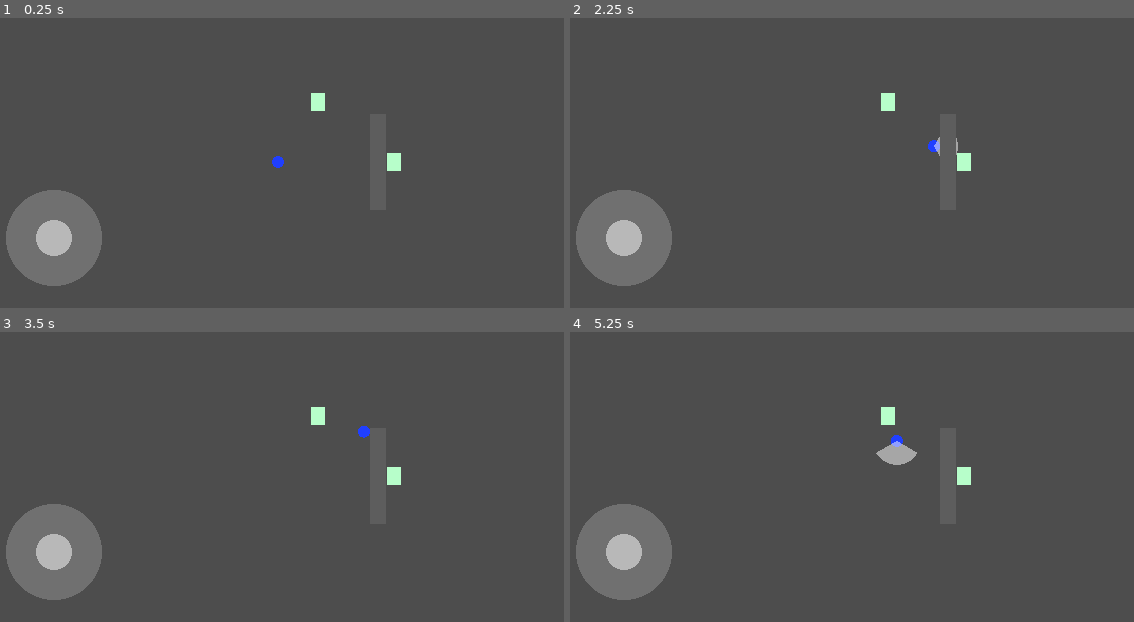
Above: before the commit, frames 1-4 (two rows, left to right).
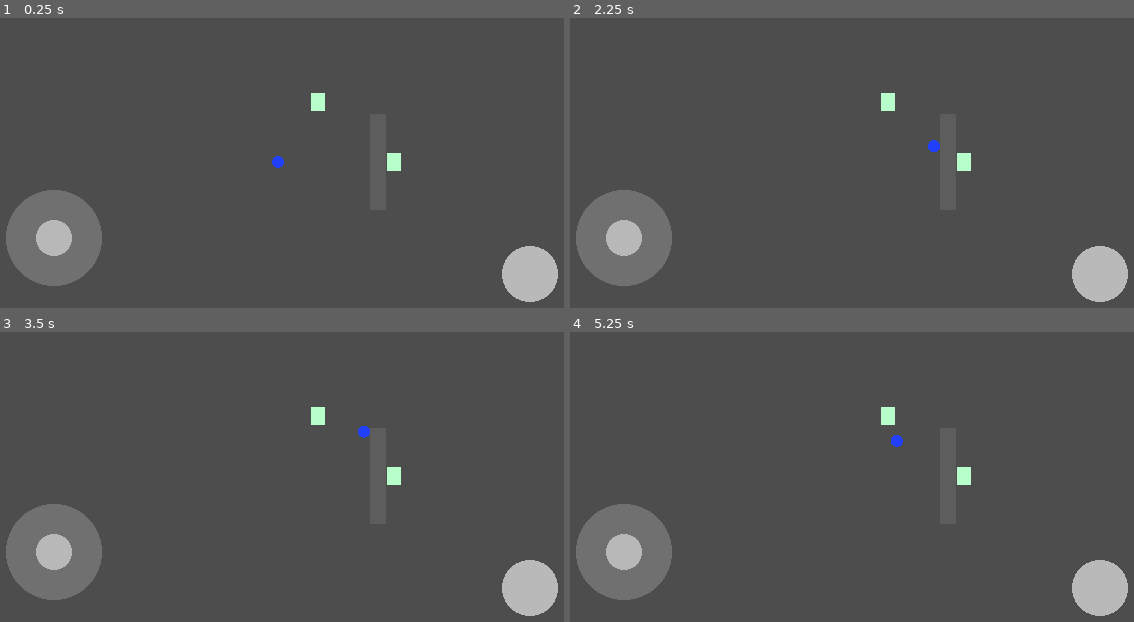
Above: after the commit, the same moments.

Repository: arturan2101/diplome_game
Game: Godot game, scene res://main/main.tscn
The game is run twice, just before and just after one commit, with the same random seed, the same clock (stepped at 60 frames per second) and the same inputs.
Inputs (mouse positions are in pixels of both pictures, inside the frame that each line leads up to):
- Up to frame 1 (0.25 s): no input
- Up to frame 2 (2.25 s): tap Enter at 0.5 s; move the mouse to (987, 142) at 0.52 s; hold D (move_right) 0.53-1.25 s; tap J (attack) at 0.6, 2.1 s; click (987, 142) at 0.67 s; drag from (722, 180) to (885, 102) at 1.27 s; move the mouse to (914, 81) at 2.02 s; hold D (move_right) from 2.03 s (still down)
- Up to frame 3 (3.5 s): release D (move_right) at 2.75 s; tap Space at 2.75 s; drag from (248, 546) to (394, 477) at 2.77 s
- Up to frame 4 (5.25 s): move the mouse to (1038, 529) at 3.52 s; hold A (move_left) 3.53-4.25 s; tap J (attack) at 3.6, 5.1 s; tap Enter at 4.25 s; drag from (654, 421) to (750, 387) at 4.27 s; move the mouse to (880, 477) at 5.02 s; hold S (move_down) from 5.03 s (still down); click (880, 477) at 5.17 s

The runs differ from the first frame. In frame 1, 1.5% of the frame differs, in the area x 89-99%, y 78-98%; in frame 2, 1.6%; in frame 3, 1.5%; in frame 4, 1.9%, in the area x 54-99%, y 37-98%.

Commit message:
Add sword combo, knockback and touch attack button
- MeleeAttackStep resource; MeleeWeaponData holds a combo of steps
  with combo window, end cooldown and a one-press input buffer
- Weapon.attack_performed(step_index, hits) replaces attack_finished
- DamageInfo.knockback and Hurtbox.hit_received; dummy slides from
  knockback and returns to its start position when restored
- TouchScreenButton for the attack action in the HUD
- Melee test covers combo order, buffer, reset and knockback

Co-Authored-By: Claude Opus 5.5 <noreply@anthropic.com>

Diff:
--- a/actors/enemies/training_dummy.gd
+++ b/actors/enemies/training_dummy.gd
@@ -1,9 +1,10 @@
 class_name TrainingDummy
 extends CharacterBody2D
-## Target for testing weapons: flashes when hit, prints the hit, restores itself after "death".
-## A CharacterBody2D so that knockback can move it later.
+## Target for testing weapons: flashes when hit, prints the hit, slides from knockback,
+## and restores itself at its start position after "death".
 
 @export var health: Health
+@export var hurtbox: Hurtbox
 ## Visual node tinted on hit (the PlaceholderShape for now).
 @export var visual: CanvasItem
 @export var hit_color: Color = Color(1.0, 0.3, 0.3)
@@ -12,13 +13,32 @@
 @export var flash_duration: float = 0.15
 ## Seconds before a defeated dummy restores its health.
 @export var restore_delay: float = 1.0
+## How quickly knockback speed fades, in pixels per second squared.
+@export var knockback_friction: float = 600.0
 
 var _flash_tween: Tween = null
+var _start_position: Vector2 = Vector2.ZERO
 
 
 func _ready() -> void:
+	# Top-down game: no floor or gravity, every collision is treated as a wall.
+	motion_mode = CharacterBody2D.MOTION_MODE_FLOATING
+	_start_position = position
 	health.damaged.connect(_on_damaged)
 	health.died.connect(_on_died)
+	hurtbox.hit_received.connect(_on_hit_received)
+
+
+func _physics_process(delta: float) -> void:
+	if velocity.is_zero_approx():
+		return
+	velocity = velocity.move_toward(Vector2.ZERO, knockback_friction * delta)
+	move_and_slide()
+
+
+func _on_hit_received(info: DamageInfo) -> void:
+	if not info.knockback.is_zero_approx():
+		velocity = info.knockback
 
 
 func _on_damaged(info: DamageInfo) -> void:
@@ -34,6 +54,8 @@
 	visual.modulate = defeated_color
 	await get_tree().create_timer(restore_delay).timeout
 	health.reset()
+	velocity = Vector2.ZERO
+	position = _start_position
 	visual.modulate = Color.WHITE
 	print("%s: restored" % name)
 
--- a/actors/enemies/training_dummy.tscn
+++ b/actors/enemies/training_dummy.tscn
@@ -11,10 +11,11 @@
 [sub_resource type="CircleShape2D" id="CircleShape2D_4imvi"]
 radius = 8.0
 
-[node name="TrainingDummy" type="CharacterBody2D" unique_id=1620336158 node_paths=PackedStringArray("health", "visual")]
+[node name="TrainingDummy" type="CharacterBody2D" unique_id=1620336158 node_paths=PackedStringArray("health", "hurtbox", "visual")]
 collision_layer = 4
 script = ExtResource("1_1a3ta")
 health = NodePath("Health")
+hurtbox = NodePath("Hurtbox")
 visual = NodePath("PlaceholderShape")
 metadata/_custom_type_script = "uid://fe4xrj1h6seq"
 
--- a/combat/damage_info.gd
+++ b/combat/damage_info.gd
@@ -1,6 +1,6 @@
 class_name DamageInfo
 extends RefCounted
-## One instance of damage: how much and who dealt it.
+## One instance of damage: how much, who dealt it and how hard it pushes.
 ## Travels weapon -> Hurtbox -> Health -> signals, so telemetry can count damage
 ## per enemy type and per weapon.
 
@@ -9,9 +9,13 @@
 var source: Node = null
 ## Stable id of what dealt the damage: weapon id (&"sword") or enemy type (&"skeleton").
 var source_id: StringName = &""
+## Velocity in pixels per second to give the target. Zero for hits without knockback.
+var knockback: Vector2 = Vector2.ZERO
 
 
-func _init(damage_amount: int = 0, damage_source: Node = null, damage_source_id: StringName = &"") -> void:
+func _init(damage_amount: int = 0, damage_source: Node = null, damage_source_id: StringName = &"",
+		damage_knockback: Vector2 = Vector2.ZERO) -> void:
 	amount = damage_amount
 	source = damage_source
 	source_id = damage_source_id
+	knockback = damage_knockback
--- a/combat/hurtbox.gd
+++ b/combat/hurtbox.gd
@@ -2,6 +2,10 @@
 extends Area2D
 ## Area that attacks can hit. Forwards every hit to the owner's Health.
 ## Put it on a hurtbox physics layer (player_hurtbox or enemy_hurtbox).
+
+## Emitted for every hit after the damage is passed to Health.
+## The owner reacts to it, for example by applying info.knockback.
+signal hit_received(info: DamageInfo)
 
 ## Health that receives the damage, usually a sibling node.
 @export var health: Health
@@ -15,3 +19,4 @@
 func receive_hit(info: DamageInfo) -> void:
 	if health != null:
 		health.take_damage(info)
+	hit_received.emit(info)
--- /dev/null
+++ b/combat/weapons/melee_attack_step.gd
@@ -0,0 +1,17 @@
+class_name MeleeAttackStep
+extends Resource
+## One hit of a melee combo. MeleeWeaponData holds a list of these,
+## so every hit of a combo can have its own numbers.
+
+## Damage dealt to each target hit by this step.
+@export var damage: int = 10
+## Hit distance from the wielder's centre, in pixels.
+@export var reach: float = 24.0
+## Full width of the swing arc in degrees, centred on the attack direction.
+@export_range(10.0, 340.0) var arc_degrees: float = 120.0
+## How long this step can hit targets, in seconds.
+@export var duration: float = 0.12
+## Pause after the hit window before the next step can start, in seconds.
+@export var recovery: float = 0.15
+## Speed in pixels per second given to each target, away from the wielder. 0 = no knockback.
+@export var knockback: float = 0.0
--- a/combat/weapons/melee_weapon.gd
+++ b/combat/weapons/melee_weapon.gd
@@ -1,7 +1,8 @@
 class_name MeleeWeapon
 extends Weapon
-## Sword-like weapon. During a short swing it damages every Hurtbox inside an arc
-## in front of the wielder: each target at most once per swing, never through walls.
+## Melee weapon with a combo, such as the sword. Each step damages every Hurtbox inside
+## an arc in front of the wielder: each target at most once per step, never through walls.
+## Steps come from MeleeWeaponData.combo; a step with knockback pushes targets away.
 
 ## Number of segments used to draw the placeholder arc.
 const ARC_SEGMENTS: int = 12
@@ -15,23 +16,33 @@
 
 var _stats: MeleeWeaponData = null
 var _query: PhysicsShapeQueryParameters2D = PhysicsShapeQueryParameters2D.new()
+var _reach_shape: CircleShape2D = CircleShape2D.new()
+## Step being performed now, its index, and the index the next press starts.
+var _step: MeleeAttackStep = null
+var _step_index: int = 0
+var _next_step_index: int = 0
 var _swing_direction: Vector2 = Vector2.RIGHT
-var _swing_time_left: float = 0.0
-var _cooldown_left: float = 0.0
-## Hurtboxes already damaged by the current swing.
-var _hit_this_swing: Array[Hurtbox] = []
+## Seconds left in the current hit window.
+var _active_left: float = 0.0
+## Seconds until a new step may start: hit window + recovery (+ pause after the last step).
+var _busy_left: float = 0.0
+## Seconds since the weapon became ready; longer than combo_window resets the combo.
+var _idle_time: float = 0.0
+var _has_buffered_press: bool = false
+var _buffered_direction: Vector2 = Vector2.RIGHT
+## Hurtboxes already damaged by the current step.
+var _hit_this_step: Array[Hurtbox] = []
 
 
 func setup(weapon_data: WeaponData, weapon_wielder: Node2D) -> void:
 	super(weapon_data, weapon_wielder)
 	_stats = weapon_data as MeleeWeaponData
-	if _stats == null:
-		push_error("MeleeWeapon needs MeleeWeaponData, got %s" % weapon_data)
+	if _stats == null or _stats.combo.is_empty():
+		push_error("MeleeWeapon needs MeleeWeaponData with at least one combo step: %s" % weapon_data)
+		_stats = null
 		return
 	# The query asks the physics engine which hurtboxes are inside a circle of radius reach.
-	var reach_shape: CircleShape2D = CircleShape2D.new()
-	reach_shape.radius = _stats.reach
-	_query.shape = reach_shape
+	_query.shape = _reach_shape
 	_query.collision_mask = target_mask
 	_query.collide_with_areas = true
 	_query.collide_with_bodies = false
@@ -40,37 +51,60 @@
 func try_attack(direction: Vector2) -> void:
 	if _stats == null or direction.is_zero_approx():
 		return
-	if _swing_time_left > 0.0 or _cooldown_left > 0.0:
+	if _busy_left > 0.0:
+		# Remember one press, and only near the end, so mashing does not run the combo by itself.
+		if _busy_left <= _stats.buffer_window:
+			_has_buffered_press = true
+			_buffered_direction = direction
 		return
-	_swing_direction = direction.normalized()
-	_swing_time_left = _stats.attack_duration
-	_cooldown_left = _stats.cooldown
-	_hit_this_swing.clear()
-	queue_redraw()
+	_start_step(direction)
 
 
 func _physics_process(delta: float) -> void:
-	_cooldown_left = maxf(_cooldown_left - delta, 0.0)
-	if _swing_time_left <= 0.0:
-		return
-	# Checked every frame of the swing, so targets that walk into the arc are hit too.
-	_hit_targets_in_arc()
-	_swing_time_left -= delta
-	if _swing_time_left <= 0.0:
-		attack_finished.emit(_hit_this_swing.size())
-		queue_redraw()
+	if _active_left > 0.0:
+		# Checked every frame of the hit window, so targets that walk into the arc are hit too.
+		_hit_targets_in_arc()
+		_active_left -= delta
+		if _active_left <= 0.0:
+			attack_performed.emit(_step_index, _hit_this_step.size())
+			queue_redraw()
+	if _busy_left > 0.0:
+		_busy_left -= delta
+		if _busy_left <= 0.0 and _has_buffered_press:
+			_has_buffered_press = false
+			_start_step(_buffered_direction)
+	else:
+		_idle_time += delta
 
 
 func _draw() -> void:
-	if _swing_time_left <= 0.0 or _stats == null:
+	if _active_left <= 0.0 or _step == null:
 		return
-	var half_arc: float = deg_to_rad(_stats.arc_degrees) * 0.5
+	var half_arc: float = deg_to_rad(_step.arc_degrees) * 0.5
 	var start_angle: float = _swing_direction.angle() - half_arc
 	var points: PackedVector2Array = PackedVector2Array([Vector2.ZERO])
 	for i in ARC_SEGMENTS + 1:
 		var angle: float = start_angle + 2.0 * half_arc * i / ARC_SEGMENTS
-		points.append(Vector2.from_angle(angle) * _stats.reach)
+		points.append(Vector2.from_angle(angle) * _step.reach)
 	draw_colored_polygon(points, arc_color)
+
+
+func _start_step(direction: Vector2) -> void:
+	if _idle_time > _stats.combo_window:
+		_next_step_index = 0
+	_step_index = _next_step_index
+	_step = _stats.combo[_step_index]
+	var is_last_step: bool = _step_index == _stats.combo.size() - 1
+	_next_step_index = 0 if is_last_step else _step_index + 1
+	_swing_direction = direction.normalized()
+	_active_left = _step.duration
+	_busy_left = _step.duration + _step.recovery
+	if is_last_step:
+		_busy_left += _stats.combo_end_cooldown
+	_idle_time = 0.0
+	_reach_shape.radius = _step.reach
+	_hit_this_step.clear()
+	queue_redraw()
 
 
 func _hit_targets_in_arc() -> void:
@@ -78,21 +112,24 @@
 	_query.transform = Transform2D(0.0, global_position)
 	for result: Dictionary in space.intersect_shape(_query):
 		var hurtbox: Hurtbox = result["collider"] as Hurtbox
-		if hurtbox == null or hurtbox in _hit_this_swing:
+		if hurtbox == null or hurtbox in _hit_this_step:
 			continue
 		if not _is_in_arc(hurtbox.global_position):
 			continue
 		if not _has_line_of_sight(space, hurtbox.global_position):
 			continue
-		_hit_this_swing.append(hurtbox)
-		hurtbox.receive_hit(DamageInfo.new(_stats.damage, wielder, data.id))
+		_hit_this_step.append(hurtbox)
+		var push_direction: Vector2 = (hurtbox.global_position - global_position).normalized()
+		if push_direction.is_zero_approx():
+			push_direction = _swing_direction
+		hurtbox.receive_hit(DamageInfo.new(_step.damage, wielder, data.id, push_direction * _step.knockback))
 
 
 func _is_in_arc(target_position: Vector2) -> bool:
 	var to_target: Vector2 = target_position - global_position
 	if to_target.is_zero_approx():
 		return true
-	return absf(_swing_direction.angle_to(to_target)) <= deg_to_rad(_stats.arc_degrees) * 0.5
+	return absf(_swing_direction.angle_to(to_target)) <= deg_to_rad(_step.arc_degrees) * 0.5
 
 
 ## True if no wall lies on the straight line from the wielder to the target.
--- a/combat/weapons/melee_weapon_data.gd
+++ b/combat/weapons/melee_weapon_data.gd
@@ -1,14 +1,15 @@
 class_name MeleeWeaponData
 extends WeaponData
-## Parameters of a melee weapon such as the sword. The behaviour lives in MeleeWeapon.
+## Parameters of a melee weapon such as the sword: a combo of attack steps.
+## The behaviour lives in MeleeWeapon.
 
-## Damage dealt to each target hit by one swing.
-@export var damage: int = 10
-## Hit distance from the wielder's centre, in pixels.
-@export var reach: float = 24.0
-## Full width of the swing arc in degrees, centred on the attack direction.
-@export_range(10.0, 340.0) var arc_degrees: float = 120.0
-## How long one swing can hit targets, in seconds.
-@export var attack_duration: float = 0.15
-## Minimum time between the starts of two swings, in seconds.
-@export var cooldown: float = 0.35
+## Steps of the combo in order. A single step makes a weapon without a combo.
+@export var combo: Array[MeleeAttackStep] = []
+## After a step is over, a press within this many seconds continues the combo;
+## a later press starts again from the first step.
+@export var combo_window: float = 0.4
+## Extra pause after the last step of the combo, in seconds.
+@export var combo_end_cooldown: float = 0.3
+## A press while the weapon is busy is remembered (only one) if it comes within
+## this many seconds before the next step can start. Earlier presses are ignored.
+@export var buffer_window: float = 0.2
--- a/combat/weapons/sword.tres
+++ b/combat/weapons/sword.tres
@@ -1,10 +1,30 @@
 [gd_resource type="Resource" script_class="MeleeWeaponData" format=3 uid="uid://bbblvshpl8u70"]
 
 [ext_resource type="Script" uid="uid://nuho2ph11shq" path="res://combat/weapons/melee_weapon_data.gd" id="1_dljjw"]
+[ext_resource type="Script" uid="uid://dqcnjt2pkdxkd" path="res://combat/weapons/melee_attack_step.gd" id="1_f8ocv"]
 [ext_resource type="PackedScene" uid="uid://bfgh1odevltxd" path="res://combat/weapons/melee_weapon.tscn" id="2_03pyg"]
+
+[sub_resource type="Resource" id="Resource_03pyg"]
+script = ExtResource("1_f8ocv")
+metadata/_custom_type_script = "uid://dqcnjt2pkdxkd"
+
+[sub_resource type="Resource" id="Resource_f8ocv"]
+script = ExtResource("1_f8ocv")
+metadata/_custom_type_script = "uid://dqcnjt2pkdxkd"
+
+[sub_resource type="Resource" id="Resource_qg0wa"]
+script = ExtResource("1_f8ocv")
+damage = 18
+reach = 28.0
+arc_degrees = 160.0
+duration = 0.15
+recovery = 0.25
+knockback = 200.0
+metadata/_custom_type_script = "uid://dqcnjt2pkdxkd"
 
 [resource]
 script = ExtResource("1_dljjw")
+combo = Array[ExtResource("1_f8ocv")]([SubResource("Resource_03pyg"), SubResource("Resource_f8ocv"), SubResource("Resource_qg0wa")])
 id = &"sword"
 display_name = "Sword"
 weapon_scene = ExtResource("2_03pyg")
--- a/combat/weapons/weapon.gd
+++ b/combat/weapons/weapon.gd
@@ -3,9 +3,11 @@
 ## Base class for weapon behaviour. The player creates it from WeaponData.weapon_scene,
 ## calls its methods (downward) and listens to its signals (upward).
 
-## Emitted when an attack ends. targets_hit is how many targets took damage (for accuracy).
+## Emitted after every attack (every step of a combo) when its hit window ends.
+## step_index is the step in the combo (0 for weapons without a combo);
+## hits is how many targets took damage. Telemetry uses it for accuracy.
 @warning_ignore("unused_signal")
-signal attack_finished(targets_hit: int)
+signal attack_performed(step_index: int, hits: int)
 
 ## Parameters of this weapon (a WeaponData subclass).
 var data: WeaponData = null
--- a/main/main.tscn
+++ b/main/main.tscn
@@ -7,6 +7,9 @@
 
 [sub_resource type="RectangleShape2D" id="RectangleShape2D_ndusb"]
 size = Vector2(16, 96)
+
+[sub_resource type="CircleShape2D" id="CircleShape2D_ndusb"]
+radius = 28.0
 
 [node name="Main" type="Node2D" unique_id=1844842302]
 
@@ -42,3 +45,15 @@
 grow_vertical = 2
 script = ExtResource("3_xwkvk")
 metadata/_custom_type_script = "uid://bp2xjhxfnu8nw"
+
+[node name="AttackButton" type="TouchScreenButton" parent="HUD" unique_id=1910249902]
+position = Vector2(572, 292)
+shape = SubResource("CircleShape2D_ndusb")
+action = "attack"
+visibility_mode = 1
+
+[node name="PlaceholderShape" type="Node2D" parent="HUD/AttackButton" unique_id=23249879]
+script = ExtResource("2_xwkvk")
+size = Vector2(56, 56)
+color = Color(1, 1, 1, 0.60784316)
+metadata/_custom_type_script = "uid://di3pkn0s3mymi"
--- a/tests/test_melee_weapon.gd
+++ b/tests/test_melee_weapon.gd
@@ -1,5 +1,6 @@
 extends SceneTree
-## Headless test for MeleeWeapon: arc, reach, walls, one hit per swing, cooldown, DamageInfo.
+## Headless test for MeleeWeapon: combo order, input buffer, combo reset, knockback,
+## arc, reach, walls, one hit per step and DamageInfo.
 ## Builds a tiny scene in code, so it does not depend on .tscn files.
 ## Exit code = number of failed checks.
 ## Run: godot --headless --path . --script res://tests/test_melee_weapon.gd
@@ -8,79 +9,107 @@
 ## Physics layer bits, same as the project layer names.
 const WORLD_LAYER: int = 1
 const ENEMY_HURTBOX_LAYER: int = 16
-const TARGET_HP: int = 50
+## Large enough that no target dies during the test.
+const TARGET_HP: int = 1000
 const TARGET_RADIUS: float = 8.0
+const STEP_DAMAGE: int = 10
+const FINISHER_DAMAGE: int = 18
+const FINISHER_KNOCKBACK: float = 200.0
 ## Physics frames to let new bodies enter the physics space.
 const SETTLE_FRAMES: int = 2
-## Physics frames that surely cover a whole swing (0.15 s = 9 frames at 60 Hz).
-const SWING_FRAMES: int = 30
-## Physics frames after which the swing is over but the cooldown is not (0.3 s = 18 frames).
-const MID_COOLDOWN_FRAMES: int = 12
 
 var _failures: int = 0
-var _swing_results: Array[int] = []
+## One entry per attack_performed signal: x = step index, y = hits.
+var _performed: Array[Vector2i] = []
 var _received: Array[DamageInfo] = []
 
 
 func _initialize() -> void:
 	await process_frame
 
+	# Timings at 60 physics frames per second: a step is busy for 0.3 s = 18 frames,
+	# the buffer accepts presses in its last 0.1 s = 6 frames, the combo window is 15 frames.
 	var stats: MeleeWeaponData = MeleeWeaponData.new()
 	stats.id = &"sword"
-	stats.damage = 10
-	stats.reach = 40.0
-	stats.arc_degrees = 120.0
-	stats.attack_duration = 0.15
-	stats.cooldown = 0.3
+	stats.combo = [_make_step(STEP_DAMAGE, 0.0), _make_step(STEP_DAMAGE, 0.0),
+			_make_step(FINISHER_DAMAGE, FINISHER_KNOCKBACK)] as Array[MeleeAttackStep]
+	stats.combo_window = 0.25
+	stats.combo_end_cooldown = 0.2
+	stats.buffer_window = 0.1
 
 	var wielder: Node2D = Node2D.new()
 	wielder.position = WIELDER_POSITION
 	root.add_child(wielder)
 	var weapon: MeleeWeapon = MeleeWeapon.new()
 	weapon.setup(stats, wielder)
-	weapon.attack_finished.connect(func(targets_hit: int) -> void: _swing_results.append(targets_hit))
+	weapon.attack_performed.connect(
+			func(step_index: int, hits: int) -> void: _performed.append(Vector2i(step_index, hits)))
 	wielder.add_child(weapon)
 
-	var front: Health = _add_target(WIELDER_POSITION + Vector2(25.0, 0.0))
-	var behind: Health = _add_target(WIELDER_POSITION + Vector2(-25.0, 0.0))
-	var far: Health = _add_target(WIELDER_POSITION + Vector2(60.0, 10.0))
-	var walled: Health = _add_target(WIELDER_POSITION + Vector2(0.0, 30.0))
+	var front: Hurtbox = _add_target(WIELDER_POSITION + Vector2(25.0, 0.0))
+	var behind: Hurtbox = _add_target(WIELDER_POSITION + Vector2(-25.0, 0.0))
+	var far: Hurtbox = _add_target(WIELDER_POSITION + Vector2(60.0, 10.0))
+	var walled: Hurtbox = _add_target(WIELDER_POSITION + Vector2(0.0, 30.0))
 	_add_wall(WIELDER_POSITION + Vector2(0.0, 15.0), Vector2(40.0, 4.0))
-	front.damaged.connect(func(info: DamageInfo) -> void: _received.append(info))
+	front.hit_received.connect(func(info: DamageInfo) -> void: _received.append(info))
 	await _physics_frames(SETTLE_FRAMES)
 
-	# Swing right: only the target in front is hit, and only once over many frames.
+	# Step 1. A press early in the swing is not buffered, so no second step follows.
 	weapon.try_attack(Vector2.RIGHT)
+	await _physics_frames(3)
 	weapon.try_attack(Vector2.RIGHT)
-	await _physics_frames(SWING_FRAMES)
-	_check(front.hp == TARGET_HP - 10, "target in arc is hit exactly once per swing")
-	_check(behind.hp == TARGET_HP, "target behind the wielder is not hit")
-	_check(far.hp == TARGET_HP, "target out of reach is not hit")
-	_check(_swing_results == ([1] as Array[int]), "attack_finished reports 1 target")
-	_check(_received.size() == 1 and _received[0].amount == 10 and _received[0].source == wielder
-			and _received[0].source_id == &"sword", "DamageInfo carries amount, source and source_id")
+	await _physics_frames(20)
+	_check(_performed == ([Vector2i(0, 1)] as Array[Vector2i]), "early press during a swing is ignored")
+	_check(_damage_taken(front) == STEP_DAMAGE, "target in arc is hit exactly once per step")
 
-	# Swing down: the only target there is behind a wall.
+	# Steps 2 and 3. A press in the last 0.1 s of step 2 starts step 3 by itself.
+	weapon.try_attack(Vector2.RIGHT)
+	await _physics_frames(14)
+	weapon.try_attack(Vector2.RIGHT)
+	await _physics_frames(40)
+	_check(_performed == ([Vector2i(0, 1), Vector2i(1, 1), Vector2i(2, 1)] as Array[Vector2i]),
+			"combo goes 1 -> 2 -> 3, late press is buffered")
+	_check(_damage_taken(front) == 2 * STEP_DAMAGE + FINISHER_DAMAGE, "each step has its own damage")
+	_check(_received.size() == 3, "Hurtbox emits hit_received for every hit")
+	if _received.size() == 3:
+		_check(_received[0].knockback.is_zero_approx() and _received[1].knockback.is_zero_approx(),
+				"steps 1 and 2 have no knockback")
+		_check(_received[2].knockback.x > 0.0
+				and is_equal_approx(_received[2].knockback.length(), FINISHER_KNOCKBACK),
+				"step 3 pushes the target away from the wielder")
+		_check(_received[0].source == wielder and _received[0].source_id == &"sword",
+				"DamageInfo carries source and source_id")
+
+	# A pause longer than combo_window resets the combo to step 1.
+	weapon.try_attack(Vector2.RIGHT)
+	await _physics_frames(40)
+	weapon.try_attack(Vector2.RIGHT)
+	await _physics_frames(20)
+	_check(_performed[-1].x == 0, "combo resets after a long pause")
+
+	# The only target below the wielder is behind a wall.
 	weapon.try_attack(Vector2.DOWN)
-	await _physics_frames(SWING_FRAMES)
-	_check(walled.hp == TARGET_HP, "wall blocks the hit")
-	_check(_swing_results == ([1, 0] as Array[int]), "missed swing reports 0 targets")
-
-	# Cooldown: an attack right after a finished swing is ignored.
-	weapon.try_attack(Vector2.RIGHT)
-	await _physics_frames(MID_COOLDOWN_FRAMES)
-	weapon.try_attack(Vector2.RIGHT)
-	await _physics_frames(SWING_FRAMES)
-	_check(front.hp == TARGET_HP - 20, "attack during cooldown is ignored")
-	weapon.try_attack(Vector2.RIGHT)
-	await _physics_frames(SWING_FRAMES)
-	_check(front.hp == TARGET_HP - 30, "attack works again after cooldown")
+	await _physics_frames(20)
+	_check(_damage_taken(walled) == 0 and _performed[-1].y == 0, "wall blocks the hit")
+	_check(_damage_taken(behind) == 0, "target behind the wielder is never hit")
+	_check(_damage_taken(far) == 0, "target out of reach is never hit")
 
 	print("ALL PASSED" if _failures == 0 else "%d FAILED" % _failures)
 	quit(_failures)
 
 
-func _add_target(at: Vector2) -> Health:
+func _make_step(damage: int, knockback: float) -> MeleeAttackStep:
+	var step: MeleeAttackStep = MeleeAttackStep.new()
+	step.damage = damage
+	step.reach = 40.0
+	step.arc_degrees = 120.0
+	step.duration = 0.1
+	step.recovery = 0.2
+	step.knockback = knockback
+	return step
+
+
+func _add_target(at: Vector2) -> Hurtbox:
 	var hurtbox: Hurtbox = Hurtbox.new()
 	hurtbox.position = at
 	hurtbox.collision_layer = ENEMY_HURTBOX_LAYER
@@ -95,7 +124,7 @@
 	hurtbox.add_child(health)
 	hurtbox.health = health
 	root.add_child(hurtbox)
-	return health
+	return hurtbox
 
 
 func _add_wall(at: Vector2, size: Vector2) -> void:
@@ -110,6 +139,10 @@
 	root.add_child(wall)
 
 
+func _damage_taken(hurtbox: Hurtbox) -> int:
+	return TARGET_HP - hurtbox.health.hp
+
+
 func _physics_frames(count: int) -> void:
 	for _i in count:
 		await physics_frame
Not shown, added: combat/weapons/melee_attack_step.gd.uid
Not shown, changed: CLAUDE.md
Not shown, changed: docs/ai-usage-log.md
